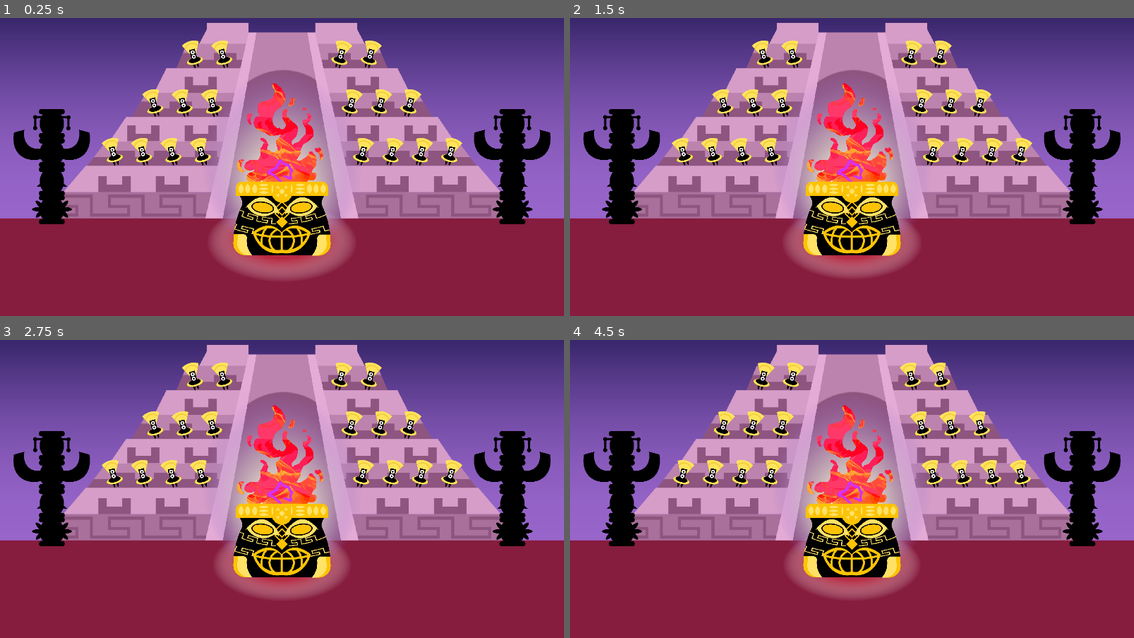
Above: before the commit, frames 1-4 (two rows, left to right).
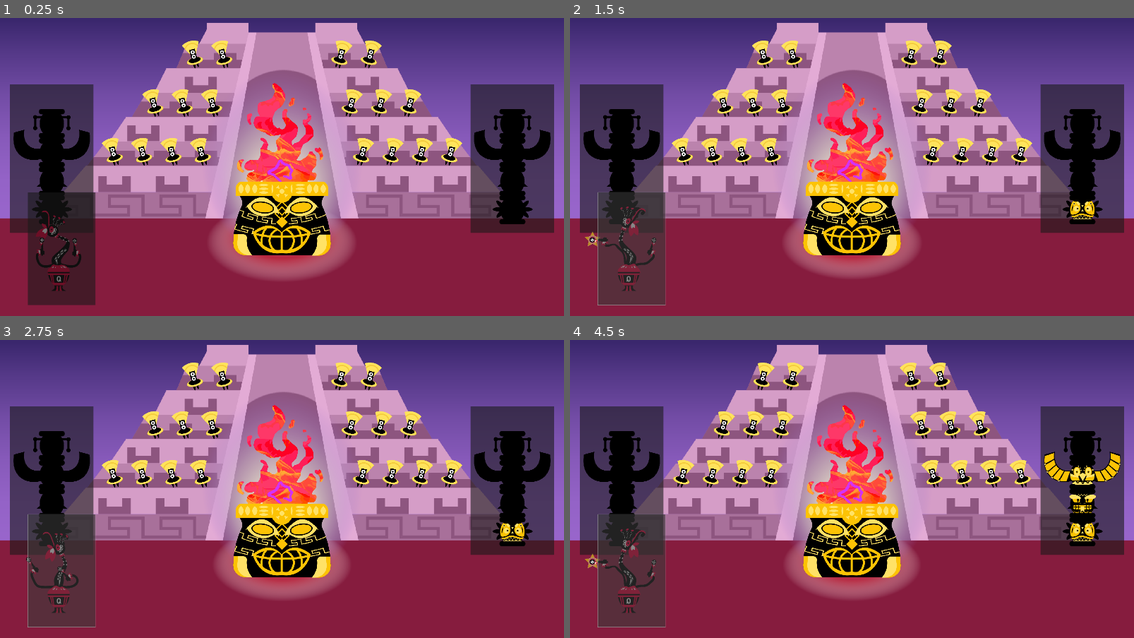
Above: after the commit, the same moments.

Repository: ElMagoRubio/SummerJam2025
Game: Godot game, scene res://scenes/main_scene.tscn
Two runs of this game, one before a commit and one after it. Both use one fixed random seed, a clock stepped at 60 frames per second and the inputs below. The project has no main scene, so this scene is started directly.
Inputs (mouse positions are in pixels of both pictures, inside the frame that each line leads up to):
- Up to frame 1 (0.25 s): no input
- Up to frame 2 (1.5 s): click (1083, 158) at 0.52 s; click (632, 247) at 1.27 s
- Up to frame 3 (2.75 s): click (62, 569) at 2.02 s
- Up to frame 4 (4.5 s): click (1083, 480) at 2.77 s; click (1083, 480) at 3.52 s; click (632, 569) at 4.27 s

The runs differ from the first frame. In frame 1, 13% of the frame differs, in the area x 1-99%, y 22-97%; in frame 2, 14%; in frame 3, 14%; in frame 4, 15%.

Commit message:
Player animation (unfinished)

Diff:
--- /dev/null
+++ b/make_fire_godot/player.gd
@@ -0,0 +1,22 @@
+extends Node2D
+
+@onready var timer = $RotationTime
+@onready var sprite = $AnimatedSprite2D
+
+var counter = false
+
+func _on_play_note_button_down() -> void:
+	counter = !counter
+	sprite.scale.x = abs(sprite.scale.x) * (-1 if counter else 1)
+
+	sprite.animation = "mantener"
+	sprite.play()
+
+func _on_play_note_button_up() -> void:
+	sprite.animation = "golpe"
+	sprite.play()
+
+	await sprite.animation_finished
+
+	counter = !counter
+	sprite.scale.x = abs(sprite.scale.x) * (-1 if counter else 1)
--- a/make_fire_godot/scenes/main_scene.tscn
+++ b/make_fire_godot/scenes/main_scene.tscn
@@ -6,6 +6,7 @@
 [ext_resource type="PackedScene" uid="uid://dd0ttixkhq8n" path="res://scenes/fire.tscn" id="2_pw63i"]
 [ext_resource type="PackedScene" uid="uid://f0am0bajc314" path="res://scenes/dancer.tscn" id="4_pu3yx"]
 [ext_resource type="PackedScene" uid="uid://cxq28dsu7s8tn" path="res://scenes/sombra_fuego.tscn" id="6_rt2n2"]
+[ext_resource type="PackedScene" uid="uid://bdl4vu83jn5tc" path="res://scenes/player.tscn" id="7_c16ls"]
 
 [node name="MainScene" type="Node2D"]
 script = ExtResource("1_7ykc4")
@@ -153,3 +154,7 @@
 [node name="Dancer4" parent="DancerGroup6" instance=ExtResource("4_pu3yx")]
 position = Vector2(380, 56)
 scale = Vector2(0.5, 0.5)
+
+[node name="Player" parent="." instance=ExtResource("7_c16ls")]
+position = Vector2(200, 848)
+scale = Vector2(0.2, 0.2)
--- /dev/null
+++ b/make_fire_godot/scenes/player.tscn
@@ -0,0 +1,73 @@
+[gd_scene load_steps=12 format=3 uid="uid://bdl4vu83jn5tc"]
+
+[ext_resource type="Script" uid="uid://dxr68s2sbln2w" path="res://player.gd" id="1_y4r1p"]
+[ext_resource type="Texture2D" uid="uid://blgv0ljkevcrf" path="res://assets/sprites/drummer/Golpe (1).png" id="2_d2wvv"]
+[ext_resource type="Texture2D" uid="uid://cpairvhst8oog" path="res://assets/sprites/drummer/Golpe (2).png" id="3_3v2ag"]
+[ext_resource type="Texture2D" uid="uid://d3hakhfbjb74n" path="res://assets/sprites/drummer/Golpe (4).png" id="4_jej6c"]
+[ext_resource type="Texture2D" uid="uid://bmwk1dcx7hbc7" path="res://assets/sprites/drummer/Golpe (5).png" id="5_f1ej7"]
+[ext_resource type="Texture2D" uid="uid://cgkjjtn88o8r0" path="res://assets/sprites/drummer/Golpe (6).png" id="6_oprun"]
+[ext_resource type="Texture2D" uid="uid://dd7ipqyngwbr0" path="res://assets/sprites/drummer/Idle.png" id="7_a8ls1"]
+[ext_resource type="Texture2D" uid="uid://cireljyguam82" path="res://assets/sprites/drummer/Mantener (1).png" id="8_qfm1y"]
+[ext_resource type="Texture2D" uid="uid://dcvhwr6pjh2gm" path="res://assets/sprites/drummer/Mantener (2).png" id="9_fulsm"]
+[ext_resource type="Texture2D" uid="uid://calpgnlptpbn0" path="res://assets/sprites/drummer/Mantener (3).png" id="10_4r5pv"]
+
+[sub_resource type="SpriteFrames" id="SpriteFrames_60mlk"]
+animations = [{
+"frames": [{
+"duration": 1.0,
+"texture": ExtResource("2_d2wvv")
+}, {
+"duration": 1.0,
+"texture": ExtResource("3_3v2ag")
+}, {
+"duration": 1.0,
+"texture": ExtResource("4_jej6c")
+}, {
+"duration": 1.0,
+"texture": ExtResource("5_f1ej7")
+}, {
+"duration": 1.0,
+"texture": ExtResource("6_oprun")
+}],
+"loop": false,
+"name": &"golpe",
+"speed": 12.0
+}, {
+"frames": [{
+"duration": 1.0,
+"texture": ExtResource("7_a8ls1")
+}],
+"loop": true,
+"name": &"idle",
+"speed": 5.0
+}, {
+"frames": [{
+"duration": 1.0,
+"texture": ExtResource("8_qfm1y")
+}, {
+"duration": 1.0,
+"texture": ExtResource("9_fulsm")
+}, {
+"duration": 1.0,
+"texture": ExtResource("10_4r5pv")
+}],
+"loop": true,
+"name": &"mantener",
+"speed": 12.0
+}]
+
+[node name="Player" type="Node2D"]
+script = ExtResource("1_y4r1p")
+
+[node name="AnimatedSprite2D" type="AnimatedSprite2D" parent="."]
+sprite_frames = SubResource("SpriteFrames_60mlk")
+animation = &"idle"
+
+[node name="PlayNote" type="Button" parent="."]
+offset_left = -528.0
+offset_top = -944.0
+offset_right = 624.0
+offset_bottom = 976.0
+
+[connection signal="button_down" from="PlayNote" to="." method="_on_play_note_button_down"]
+[connection signal="button_up" from="PlayNote" to="." method="_on_play_note_button_up"]
--- a/make_fire_godot/scenes/totem.tscn
+++ b/make_fire_godot/scenes/totem.tscn
@@ -11,7 +11,6 @@
 script = ExtResource("1_8pvge")
 
 [node name="Button" type="Button" parent="."]
-visible = false
 anchors_preset = 8
 anchor_left = 0.5
 anchor_top = 0.5
Binary file added: make_fire_godot/assets/sprites/drummer/Golpe (1).png
Not shown, added: make_fire_godot/assets/sprites/drummer/Golpe (1).png.import
Binary file added: make_fire_godot/assets/sprites/drummer/Golpe (2).png
Not shown, added: make_fire_godot/assets/sprites/drummer/Golpe (2).png.import
Binary file added: make_fire_godot/assets/sprites/drummer/Golpe (3).png
Not shown, added: make_fire_godot/assets/sprites/drummer/Golpe (3).png.import
Binary file added: make_fire_godot/assets/sprites/drummer/Golpe (4).png
Not shown, added: make_fire_godot/assets/sprites/drummer/Golpe (4).png.import
Binary file added: make_fire_godot/assets/sprites/drummer/Golpe (5).png
Not shown, added: make_fire_godot/assets/sprites/drummer/Golpe (5).png.import
Binary file added: make_fire_godot/assets/sprites/drummer/Golpe (6).png
Not shown, added: make_fire_godot/assets/sprites/drummer/Golpe (6).png.import
(and 14 more such lines)
